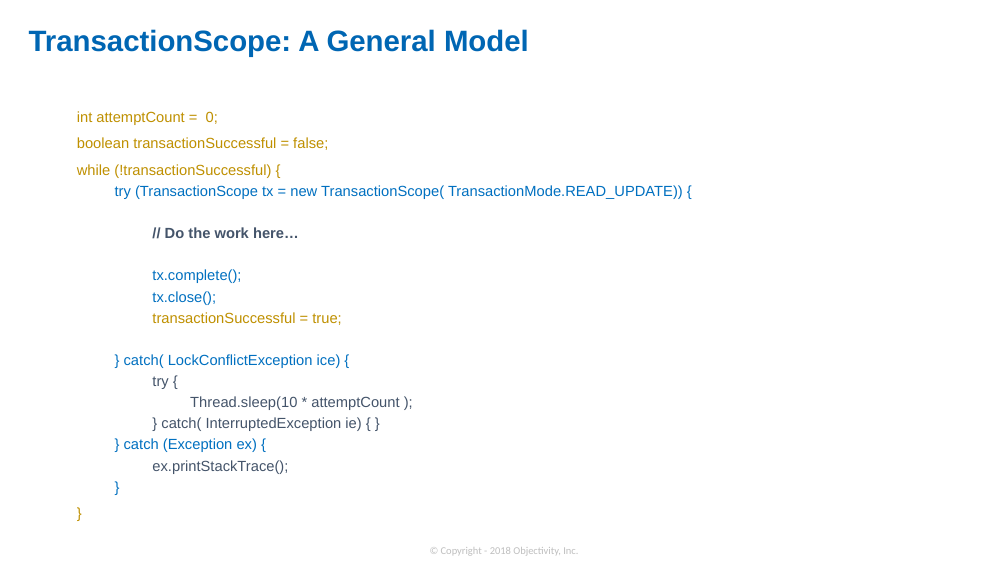
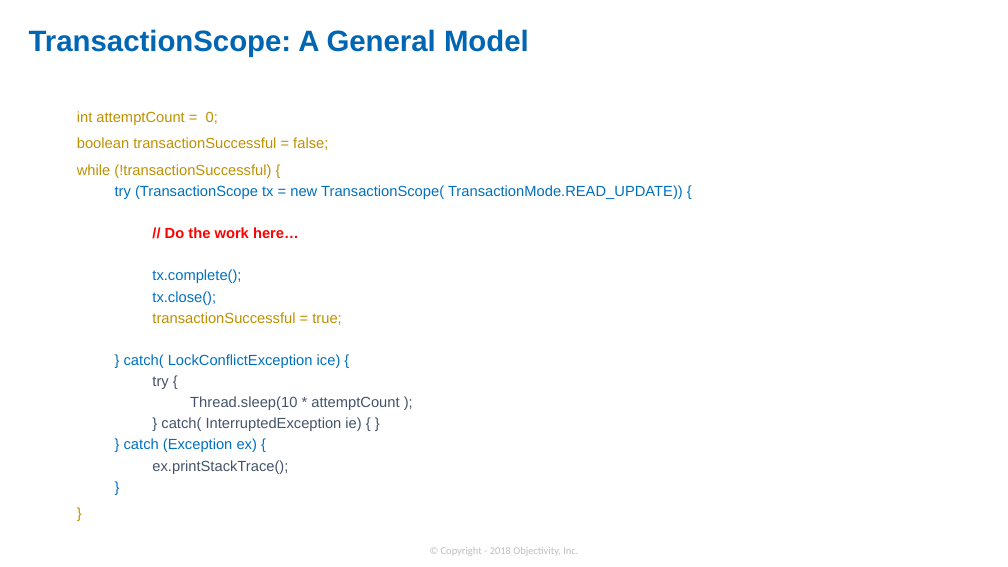
Before and after one commit to objectivity/JavaULBTraining, a slide deck: slide 7 of docs/Support Slides.pptx. Drawn at 1008x567 pixels with LibreOffice and Linux fonts; fonts in the diff are those of the drawing; background and template pictures are left out. Boxes give left, top, right and bottom in pixels: in the first picture for what was removed or moved away, otherwise in the second. Text is boxed around its words. In the diff, an @@ line names an element or a change of style, - is before the commit and + after.

```diff
--- a/docs/Support Slides.pptx
+++ b/docs/Support Slides.pptx
@@ text at (165,227,299,238): text colour #44546A to #FF0000 in "// Do the work here…" @@
```
Also in this commit, not shown: 2 other slides changed, 24 other files.
